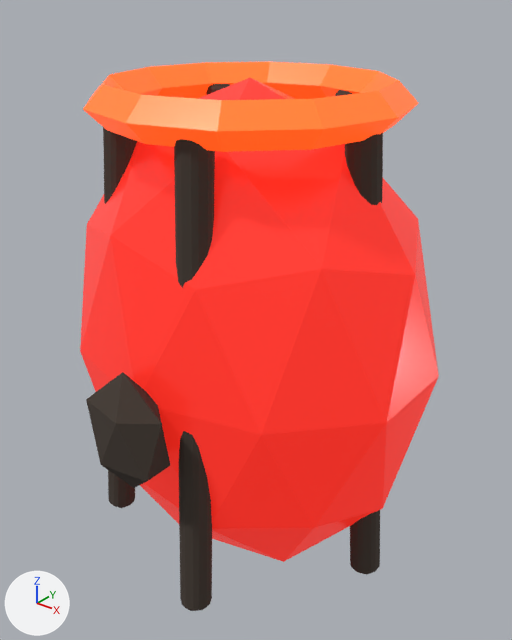
The OBJ model projects/hichaukitoden-game/assets/models/items/cinder_ruby.obj, before and after one commit.
Camera for both pictures: a 50 mm lens placed at (1.348, -1.658, 1.102), pointed at (0.034, -0.016, 0.084). Arrows for +X, +Y and +Z are at lower left; the lights stay in place. The first picture is the older version. Where no turn or scale is listed for an object, it has been applied to the vertices.

The first picture shows 'cinder_ruby'.
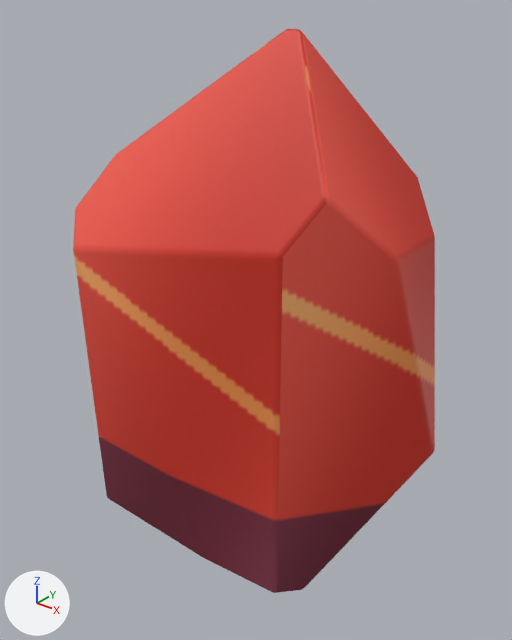
Location of each change, [x1, y1, x2, y2] in pixels of the pictures (512 x 640 px):
'cinder_ruby', reshaped, recoloured
    before: [80, 62, 439, 611]
    after: [73, 29, 435, 593]
part 1 of me_cinder_ruby, rebuilt (16% taller)
    before: [80, 78, 439, 562]
    after: [73, 29, 435, 593]
part 2 of me_cinder_ruby, deleted (orange)
    before: [83, 62, 418, 152]
part 3 of me_cinder_ruby, deleted (brown)
    before: [345, 132, 383, 575]
part 4 of me_cinder_ruby, deleted
    before: [174, 139, 215, 611]
part 5 of me_cinder_ruby, deleted (brown)
    before: [103, 127, 137, 508]
part 6 of me_cinder_ruby, deleted (brown)
    before: [86, 372, 170, 488]
part 7 of me_cinder_ruby, deleted (mostly hidden)
    before: [335, 90, 352, 96]
part 8 of me_cinder_ruby, deleted (mostly hidden)
    before: [206, 84, 230, 95]

The change, as a list of edits to the scene's bpy script:
```text
Add img_cinder_ruby_ruby_png:
    img_cinder_ruby_ruby_png = load_image('cinder_ruby_ruby.png', 'cinder_ruby_ruby.png', 128, 128, 'sRGB')
Add mat_cinder_ruby_ruby:
    mat_cinder_ruby_ruby = principled_material('cinder_ruby_ruby')
    mat_cinder_ruby_ruby.texture = img_cinder_ruby_ruby_png
    mat_cinder_ruby_ruby.roughness = 0.55
Change me_cinder_ruby:
    used by ob_cinder_ruby; location = (0.0, 0.0, 0.0)
    remove me_cinder_ruby.from_pydata(...)  # 312 vertices, 596 faces; spans x -0.61..0.61, y -0.64..0.52, z -0.84..0.84
    remove me_cinder_ruby.materials.append(mat_mat_char)  # brown #423830
    remove me_cinder_ruby.materials.append(mat_mat_ruby)  # red #ce352c, glowing red #cb1d12
    remove me_cinder_ruby.materials.append(mat_mat_cinder)  # orange #f67630, glowing orange #ff4b12
    add me_cinder_ruby.from_pydata(...)  # 291 vertices, 578 faces; spans x -0.66..0.66, y -0.4..0.36, z -0.76..0.97
    me_cinder_ruby part 1: the loose piece of 42 vertices spanning x -0.61..0.61, y -0.52..0.52, z -0.84..0.84 is rebuilt with 291 vertices and now spans x -0.66..0.66, y -0.4..0.36, z -0.76..0.97, in mat_cinder_ruby_ruby (picture img_cinder_ruby_ruby_png)
    me_cinder_ruby part 2: the loose piece of 48 vertices spanning x -0.48..0.48, y -0.48..0.48, z 0.72..0.84 is deleted
    me_cinder_ruby part 3: the loose piece of 42 vertices spanning x 0.33..0.55, y -0.05..0.05, z -0.72..0.78 is deleted
    me_cinder_ruby part 4: the loose piece of 42 vertices spanning x 0.07..0.2, y -0.52..-0.31, z -0.72..0.78 is deleted
    me_cinder_ruby part 5: the loose piece of 42 vertices spanning x -0.45..-0.26, y -0.34..-0.17, z -0.72..0.78 is deleted
    me_cinder_ruby part 6: the loose piece of 12 vertices spanning x -0.14..0.14, y -0.64..-0.48, z -0.28..0.12 is deleted
    me_cinder_ruby part 7
    42 vertices are removed from x 0.07..0.2, y 0.31..0.52, z -0.72..0.78
    80 faces are deleted
    me_cinder_ruby part 8
    42 vertices are removed from x -0.45..-0.26, y 0.17..0.34, z -0.72..0.78
    80 faces are deleted
    add me_cinder_ruby.materials.append(mat_cinder_ruby_ruby)  # picture img_cinder_ruby_ruby_png
```
